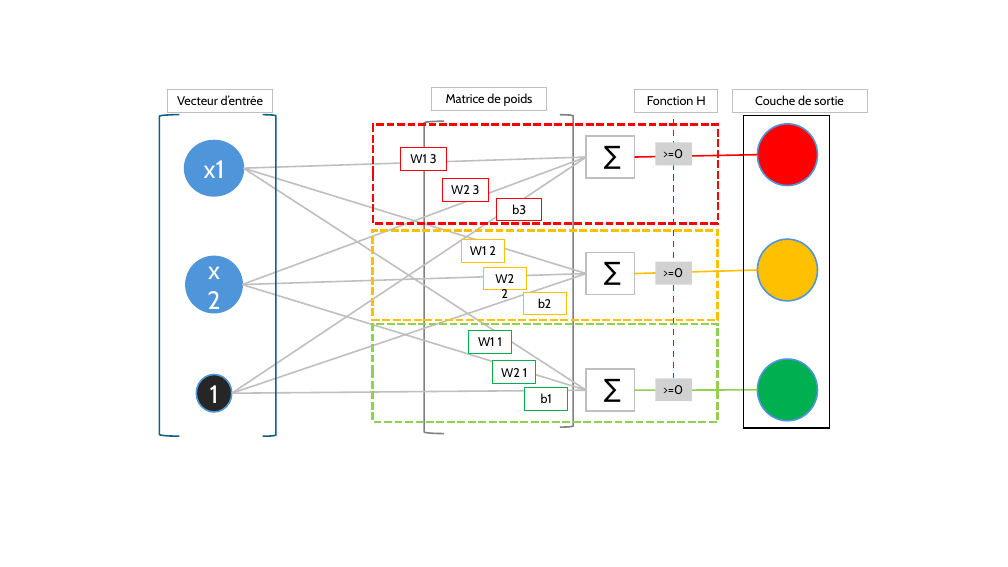
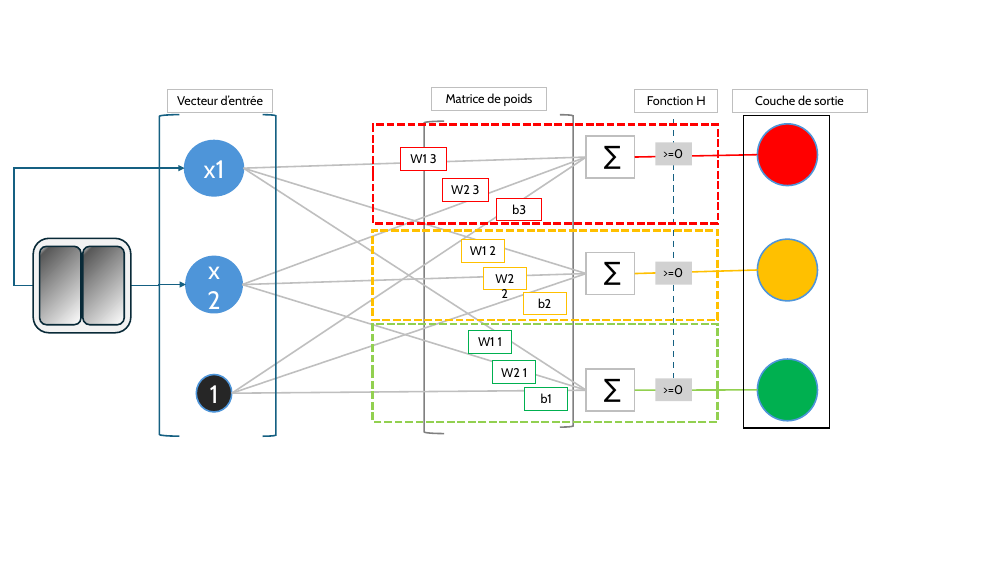
Before and after one commit to pirelaurent/IA_boite_blanche, a slide deck: slide 4 of outillage.pptx (slide 5 before the commit). Drawn at 1008x567 pixels with LibreOffice and Linux fonts; fonts in the diff are those of the drawing. Boxes give left, top, right and bottom in pixels: in the first picture for what was removed or moved away, otherwise in the second. Text is boxed around its words. In the diff, an @@ line names an element or a change of style, - is before the commit and + after.

```diff
--- a/outillage.pptx
+++ b/outillage.pptx
@@ elbow arrow added from (33, 286) to (185, 168), #156082 1.5 pt @@
@@ rounded rectangle added at (33, 238, 131, 333), fill #F2F2F2, outline #092A39 1.5 pt @@
@@ rounded rectangle added at (39, 247, 81, 325), fill gradient #FFFFFF to #595959, outline #092A39 1.5 pt @@
@@ rounded rectangle added at (83, 247, 125, 325), fill gradient #FFFFFF to #595959, outline #092A39 1.5 pt @@
@@ elbow arrow added from (131, 286) to (186, 284), #156082 1.5 pt @@
```
Also in this commit, not shown: 5 other slides changed, 7 slides added, 6 slides removed, 14 other files.
